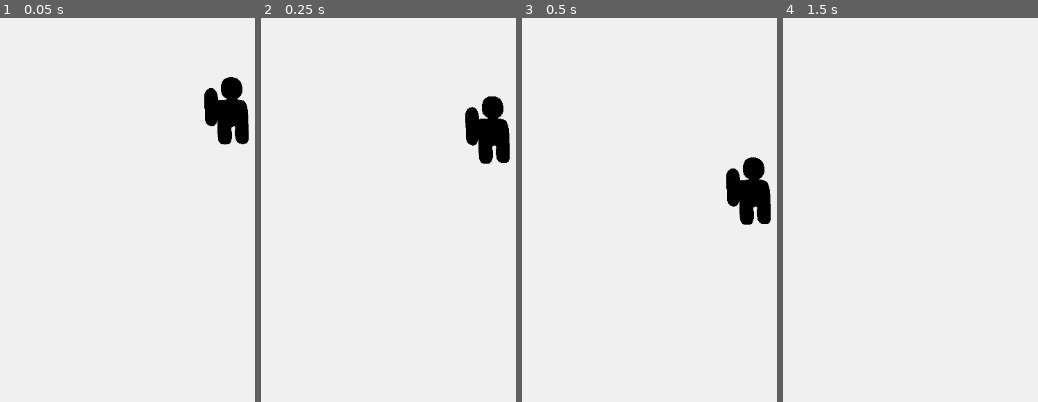
Above: before the commit, frames 1-4 (left to right).
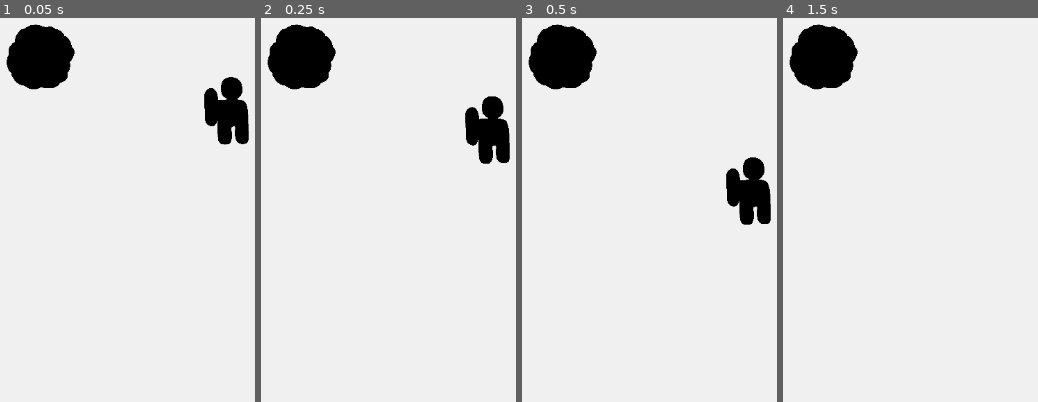
Above: after the commit, the same moments.

Repository: vescito/gae_void
Game: Godot game, scene res://main_scene.tscn
Two runs of this game, one before a commit and one after it. Both use one fixed random seed, a clock stepped at 60 frames per second and the inputs below.
Inputs (mouse positions are in pixels of both pictures, inside the frame that each line leads up to):
- Up to frame 1 (0.05 s): no input
- Up to frame 2 (0.25 s): no input
- Up to frame 3 (0.5 s): no input
- Up to frame 4 (1.5 s): move the mouse to (outside the picture) at 0.52 s; click (outside the picture) at 0.67 s; tap Enter at 1.25 s; move the mouse to (867, 198) at 1.27 s; click (867, 198) at 1.42 s

The runs differ from the first frame. In frame 1, 3.5% of the frame differs, in the area x 2-30%, y 1-19%; in frame 2, 3.5%; in frame 3, 3.5%; in frame 4, 3.5%.

Commit message:
asteroid work

Diff:
--- a/main_scene.tscn
+++ b/main_scene.tscn
@@ -1,11 +1,14 @@
-[gd_scene load_steps=8 format=3 uid="uid://b6vk28hxxfcvd"]
+[gd_scene load_steps=10 format=3 uid="uid://b6vk28hxxfcvd"]
 
 [ext_resource type="Texture2D" uid="uid://ca8bphf24dvkh" path="res://Sprites/cosmonaut.png" id="1_21evi"]
 [ext_resource type="Script" path="res://Scripts/CosmonautInput.gd" id="2_poici"]
 [ext_resource type="AudioStream" uid="uid://bj2h8jfi3gppp" path="res://SFX/boop.mp3" id="3_ldud1"]
+[ext_resource type="Texture2D" uid="uid://c6qxwfjoaa1v" path="res://Sprites/asteroid.png" id="4_tiv75"]
 
 [sub_resource type="RectangleShape2D" id="RectangleShape2D_xklh2"]
 size = Vector2(20, 26)
+
+[sub_resource type="RectangleShape2D" id="RectangleShape2D_x124i"]
 
 [sub_resource type="RectangleShape2D" id="RectangleShape2D_sj6ew"]
 size = Vector2(50, 650)
@@ -35,6 +38,17 @@
 unique_name_in_owner = true
 stream = ExtResource("3_ldud1")
 
+[node name="Asteroid" type="Node2D" parent="."]
+position = Vector2(282, 150)
+
+[node name="Sprite2D" type="Sprite2D" parent="Asteroid"]
+scale = Vector2(0.1, 0.1)
+texture = ExtResource("4_tiv75")
+
+[node name="CollisionShape2D" type="CollisionShape2D" parent="Asteroid"]
+scale = Vector2(5, 5)
+shape = SubResource("RectangleShape2D_x124i")
+
 [node name="Area" type="StaticBody2D" parent="."]
 
 [node name="CollisionShape2D" type="CollisionShape2D" parent="Area"]
Binary file added: Sprites/asteroid.png
Not shown, added: Sprites/asteroid.png.import
